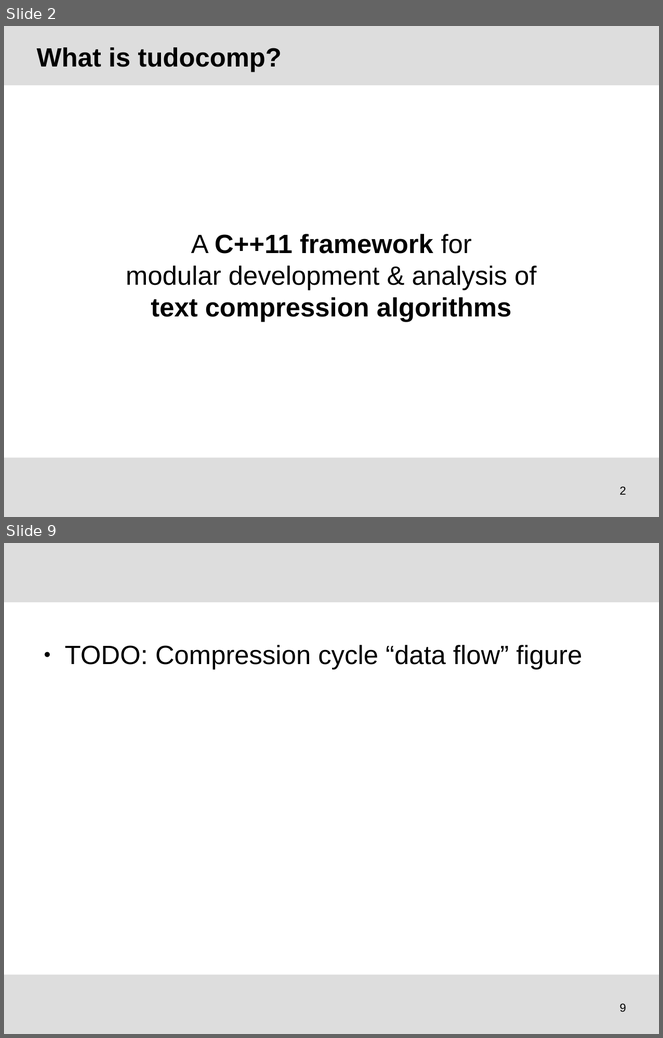
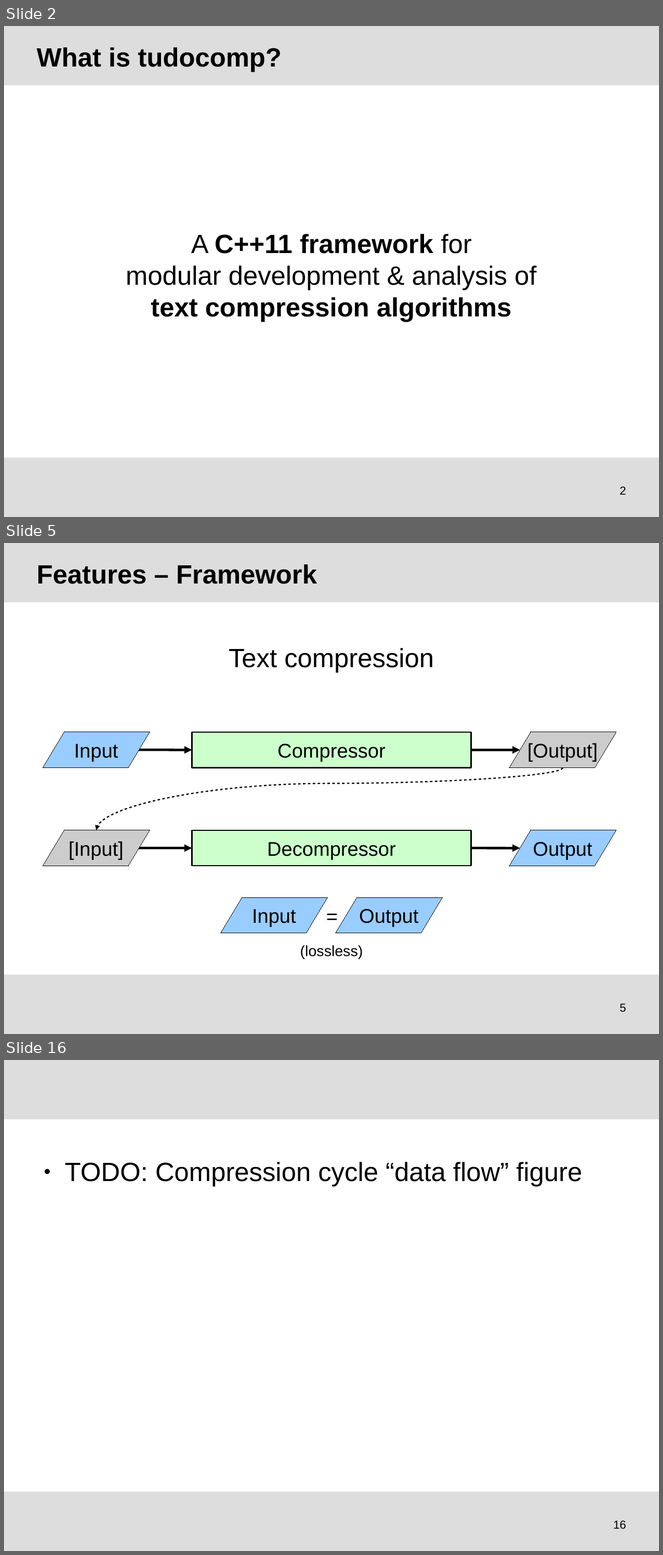
Before and after one commit to tudocomp/tudocomp, a slide deck: etc/presentation.odp. Shown one above the other, each under a label of ours: slides 2 and 9 before the commit, slides 2, 5 and 16 after it; the slides between them are not shown. The pictures are 663x1038 and 663x1555 pixels, drawn with LibreOffice and Linux fonts; fonts in the diff are those of the drawing; background and template pictures are left out. Boxes give left, top, right and bottom in pixels: in the first picture for what was removed or moved away, otherwise in the second. Text is boxed around its words. In the diff, an @@ line names an element or a change of style, - is before the commit and + after.

```diff
--- a/etc/presentation.odp
+++ b/etc/presentation.odp
@@ slide 5 added at [4, 543, 659, 1034], background #FFFFFF; not listed: 2 template elements that a slide beside it also shows @@
@@ title added at [37, 564, 317, 584], 32 pt, text #000000, bold @@
+Features – Framework
@@ text added at [229, 648, 434, 673], 32 pt, text #000000 @@
+Text compression
@@ flow chart input output added at [42, 732, 150, 768], fill #99CCFF, outline #000000 0 pt, 24 pt, text #000000 @@
+Input
@@ rectangle added at [192, 732, 471, 768], fill #CCFFCC, outline #000000 1.5 pt, 24 pt, text #000000 @@
+Compressor
@@ flow chart input output added at [509, 732, 617, 768], fill #CCCCCC, outline #000000 0 pt, 24 pt, text #000000 @@
+[Output]
@@ arrow added from (139, 750) to (192, 750), #000000 3 pt @@
@@ arrow added from (471, 750) to (520, 750), #000000 3 pt @@
@@ curved arrow added from (563, 768) to (96, 831), #000000 1.5 pt @@
@@ flow chart input output added at [42, 830, 150, 866], fill #CCCCCC, outline #000000 0 pt, 24 pt, text #000000 @@
+[Input]
@@ rectangle added at [192, 831, 471, 866], fill #CCFFCC, outline #000000 1.5 pt, 24 pt, text #000000 @@
+Decompressor
@@ flow chart input output added at [509, 831, 617, 866], fill #99CCFF, outline #000000 0 pt, 24 pt, text #000000 @@
+Output
@@ arrow added from (139, 848) to (192, 849), #000000 3 pt @@
@@ arrow added from (471, 849) to (520, 849), #000000 3 pt @@
@@ flow chart input output added at [220, 898, 327, 934], fill #99CCFF, outline #000000 0 pt, 24 pt, text #000000 @@
+Input
@@ text added at [320, 901, 344, 929], 24 pt, text #000000 @@
+=
@@ flow chart input output added at [336, 898, 443, 934], fill #99CCFF, outline #000000 0 pt, 24 pt, text #000000 @@
+Output
@@ text added at [300, 945, 363, 959], 18 pt, text #000000 @@
+(lossless)
@@ page number added at [620, 1004, 626, 1013], 14 pt, text #000000 @@
+5
@@ what was slide 9 is now slide 16 @@
@@ page number at [613, 1521, 626, 1530]: text changed @@
-9
+16
```
Also in this commit, not shown: 6 slides changed, 6 other slides added, 1 slide removed.
